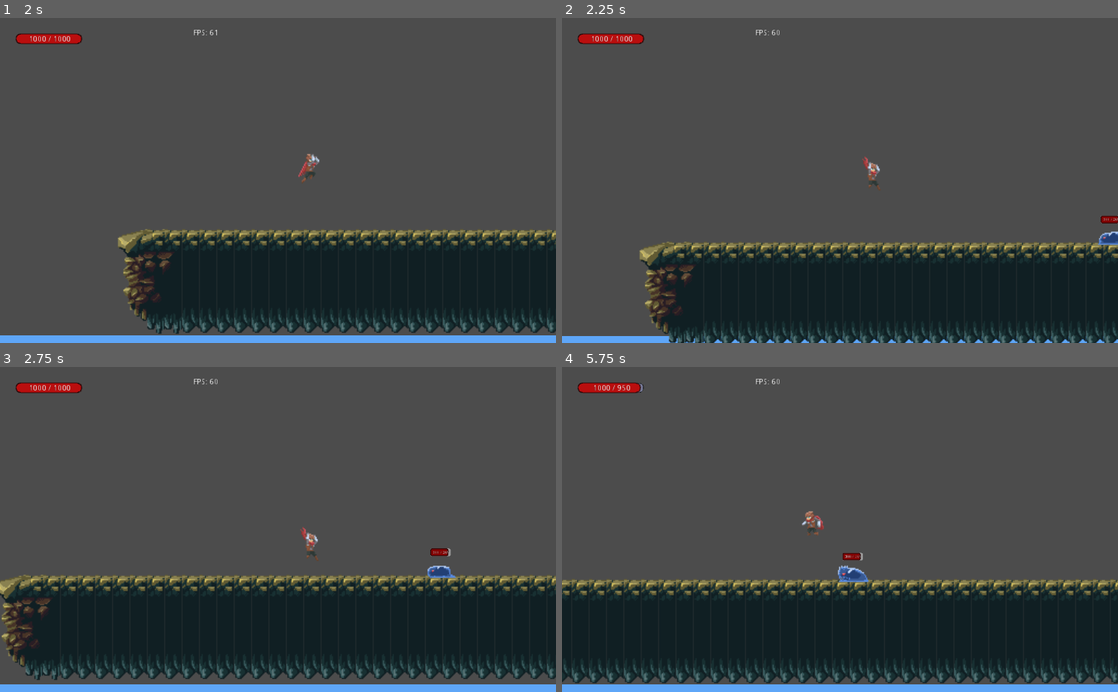
Above: before the commit, frames 1-4 (two rows, left to right).
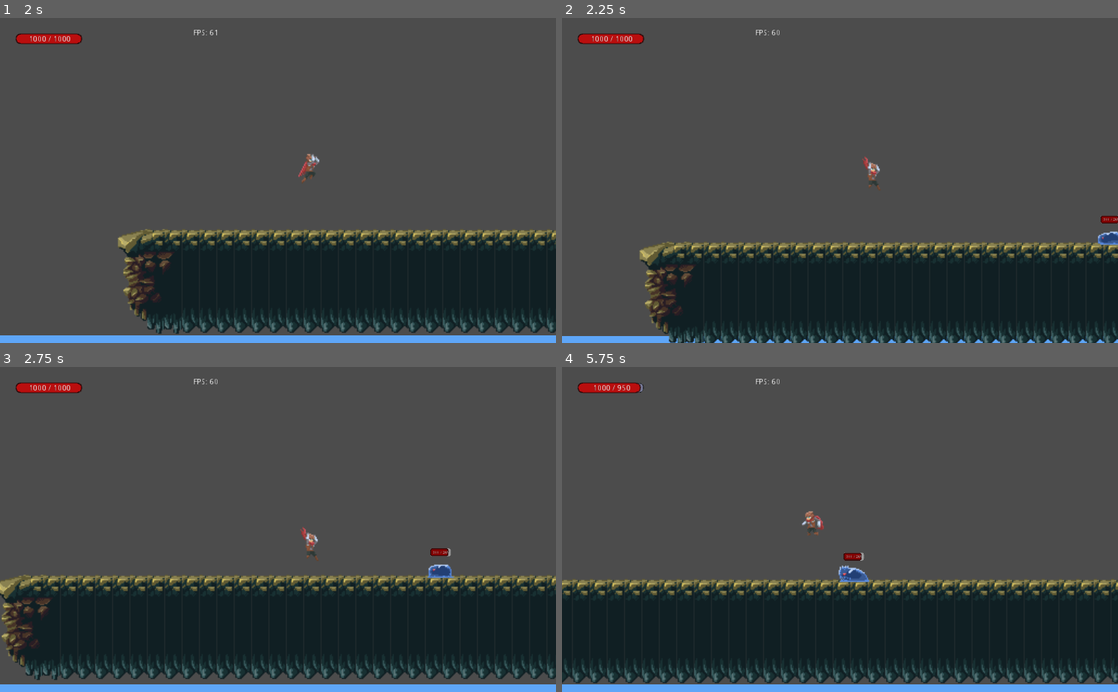
Above: after the commit, the same moments.

Repository: Burd88/-platformgame
Game: Godot game, scene res://main/main.tscn
Two runs of this game, one before a commit and one after it. Both use one fixed random seed, a clock stepped at 60 frames per second and the inputs below. The engine's default icon, where the game draws it, is replaced by a stand-in: a white triangle on a blue panel in a dark square.
Inputs:
- Up to frame 1 (2 s): click "Начать Игру" at 0.5 s; hold D (ui_right) from 1.28 s (still down); tap W (ui_up) at 1.52 s
- Up to frame 2 (2.25 s): keep holding D (ui_right)
- Up to frame 3 (2.75 s): keep holding D (ui_right); tap W (ui_up) at 2.27 s
- Up to frame 4 (5.75 s): release D (ui_right) at 2.78 s; hold A (ui_left) 2.78-3.53 s; hold D (ui_right) 3.53-5.03 s; tap W (ui_up) at 3.77, 4.52, 5.27 s; hold A (ui_left) from 5.03 s (still down)

Frame 1 is identical in both runs. In frame 2, less than 0.1% of the frame differs, in the area x 96-100%, y 65-70%; in frame 3, less than 0.1%; in frame 4, 1.5%, in the area x 0-100%, y 57-98%.

Commit message:
поправил ориентацию врага

Diff:
--- a/Enemy/Enemy.gd
+++ b/Enemy/Enemy.gd
@@ -14,9 +14,8 @@
 var distance = Vector2()
 var velocity = Vector2()
 var direction = Vector2(-1,0)
-# Declare member variables here. Examples:
-# var a = 2
-# var b = "text"
+
+var move_to_player = false
 var target
 var hit_pos
 var can_shoot = false
@@ -36,7 +35,6 @@
 	_move_enemy(delta)
 	_damage()
 	_check_place()
-	_check_player()
 	_attack_player()
 	$sprite.animation = anim
 	pass
@@ -47,12 +45,7 @@
 		direction.y = 0
 
 
-	if is_on_wall():
-		_change_position()
-	#	if direction.x == 1:
-	#	 	direction.x = -1
-	#	elif direction.x == -1:
-		#	direction.x = 1
+
 
 	distance.x = speed*delta
 	velocity.x = (direction.x*distance.x)/(delta+0.00001)
@@ -111,7 +104,7 @@
 					shoot(pos)
 				break
 
-			elif position.distance_to(target.position) < 70 and position.distance_to(target.position) > 30:
+			elif position.distance_to(target.position) < 70 and position.distance_to(target.position) > 20:
 				direction = (target.position - position).normalized()
 				if direction.x < 0 :
 					$sprite.flip_h = false
@@ -121,11 +114,14 @@
 					$sprite.flip_h = true
 					$attack_area.position.x = 60
 					$check_place.position.x = 28
+				move_to_player = true
 			elif global_position.distance_to(target.global_position) > 90 :
 				anim = 'move'
+				move_to_player = false
 			elif global_position.distance_to(target.global_position) <= 20 :
 				anim = 'attack'
 				direction = Vector2(0,0)
+				move_to_player = false
 
 func shoot(pos):
 	var b = bullet.instance()
@@ -133,20 +129,18 @@
 	b.start(global_position, a + rand_range(-0.30, 0.30))
 	get_parent().add_child(b)
 	can_shoot = false
-	#$ShootTimer.start()
-
-
-func _check_player():
-	if $RayCast2D.is_colliding() == true:
-		pass
 
 
 func _check_place():
 	if is_on_floor():
-		if $check_place.is_colliding() == false:
+		if $check_place.is_colliding() == false and !move_to_player:
 			_change_position()
-	else:
-		pass
+		elif $check_place.is_colliding() == false and move_to_player:
+			velocity.y = -jump_speed
+	if is_on_wall() and !move_to_player :
+		_change_position()
+	elif is_on_wall() and move_to_player:
+		velocity.y = -jump_speed
 
 func _change_position():
 	direction.x =direction.x*(-1)
@@ -201,7 +195,3 @@
 		target = null
 		pass
 	pass # Replace with function body.
-
-
-func _on_ShootTimer_timeout():
-	can_shoot = true
--- a/Enemy/Enemy.tscn
+++ b/Enemy/Enemy.tscn
@@ -90,7 +90,6 @@
 scale = Vector2( 2, 2 )
 frames = SubResource( 1 )
 animation = "move"
-frame = 1
 playing = true
 
 [node name="CollisionShape2D" type="CollisionShape2D" parent="."]
@@ -123,11 +122,6 @@
 enabled = true
 cast_to = Vector2( 0, 30 )
 
-[node name="RayCast2D" type="RayCast2D" parent="."]
-visible = false
-position = Vector2( -37.0374, 0 )
-rotation = 1.5708
-
 [node name="attack_area" type="Area2D" parent="."]
 
 [node name="attack_col" type="CollisionShape2D" parent="attack_area"]
@@ -140,13 +134,8 @@
 position = Vector2( -0.447723, -50.0376 )
 rotation = 1.5708
 shape = SubResource( 6 )
-
-[node name="ShootTimer" type="Timer" parent="."]
-one_shot = true
-autostart = true
 [connection signal="animation_finished" from="sprite" to="." method="_on_AnimatedSprite_animation_finished"]
 [connection signal="frame_changed" from="sprite" to="." method="_on_sprite_frame_changed"]
 [connection signal="body_entered" from="attack_area" to="." method="_on_attack_area_body_entered"]
 [connection signal="body_entered" from="Visible" to="." method="_on_Visible_body_entered"]
 [connection signal="body_exited" from="Visible" to="." method="_on_Visible_body_exited"]
-[connection signal="timeout" from="ShootTimer" to="." method="_on_ShootTimer_timeout"]
